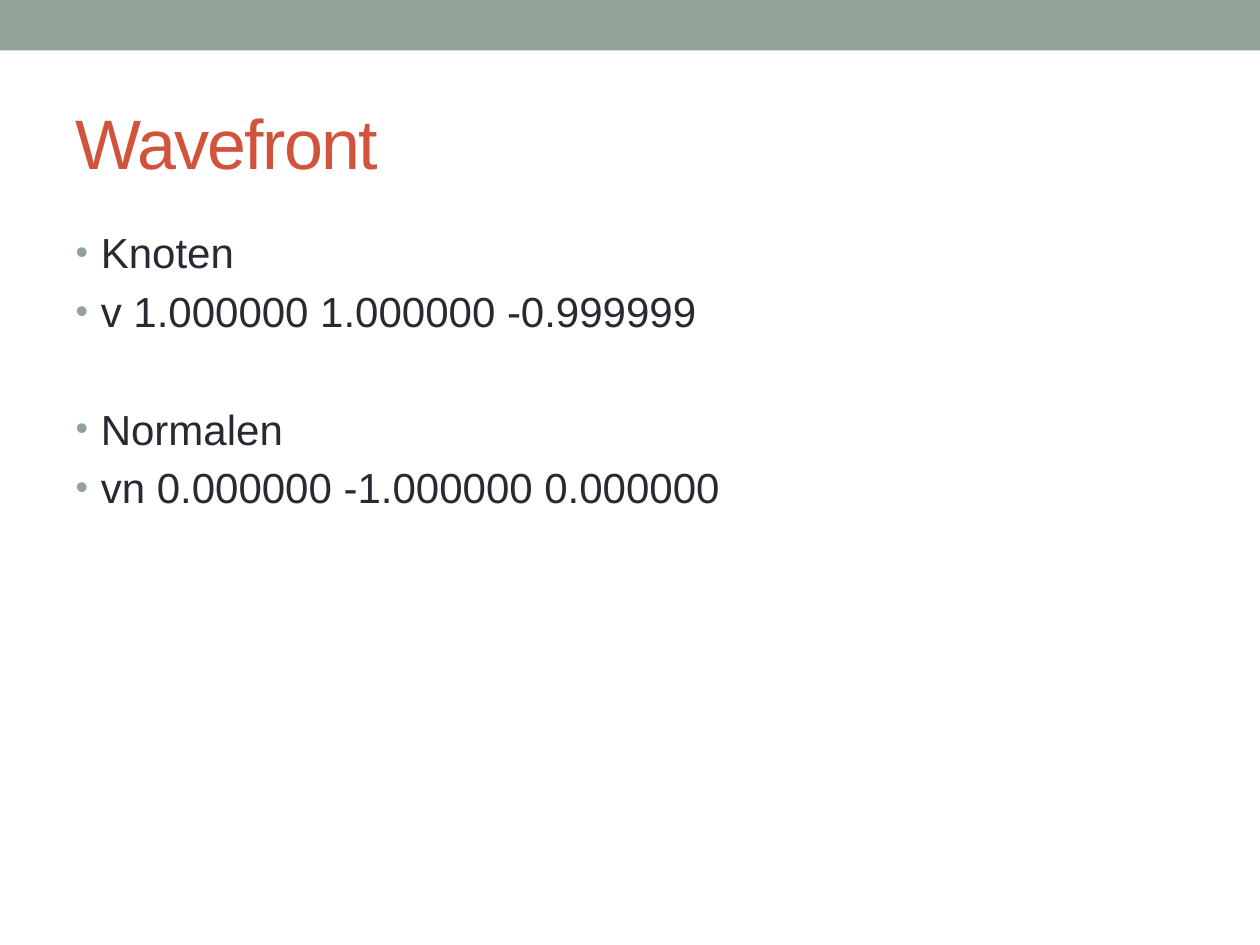
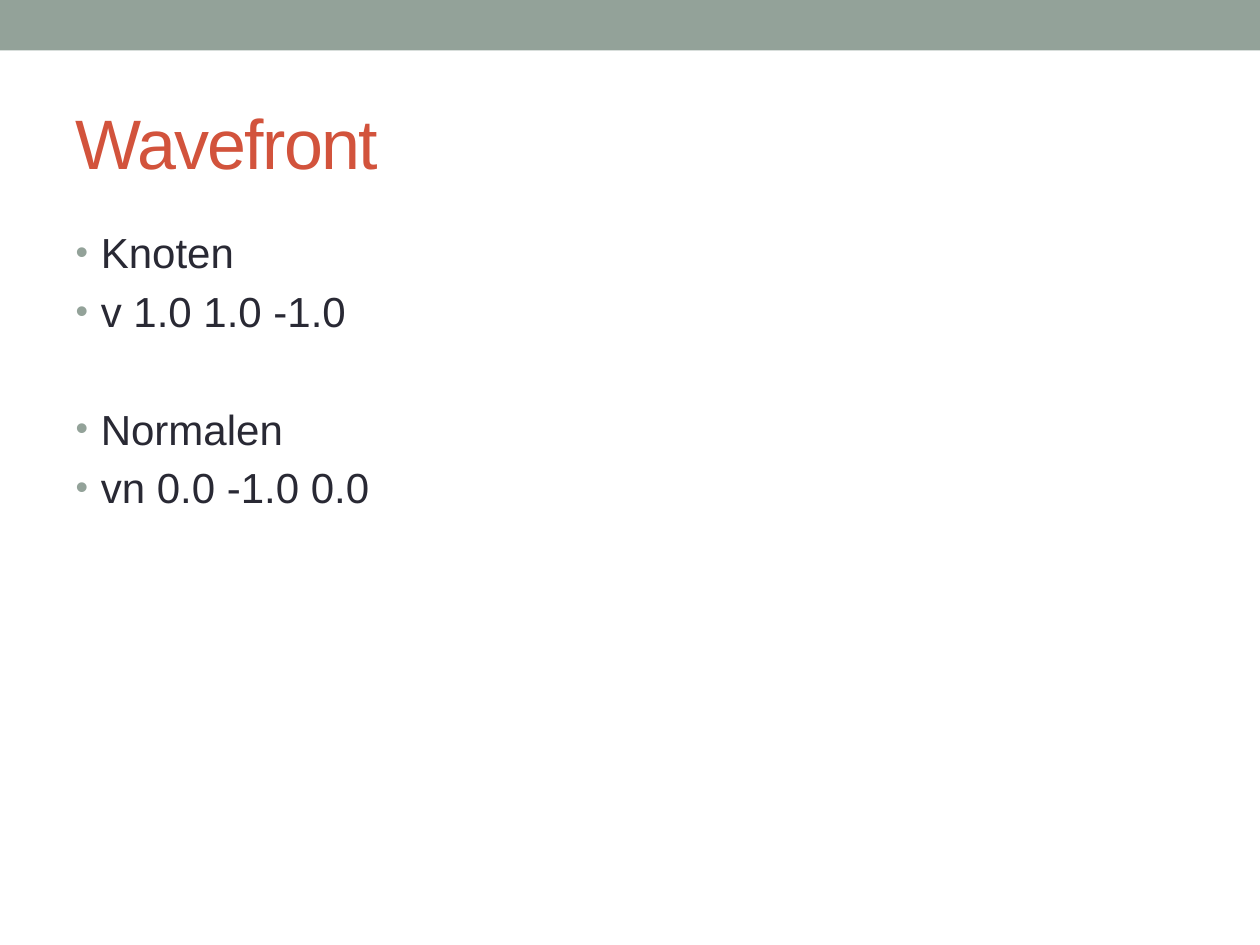
Before and after one commit to joe1990/OpenGl3DModelViewer, a slide deck: slide 4 of präsi-projekt-obj-geom.pptx (slide 3 before the commit). Drawn at 1260x945 pixels with LibreOffice and Linux fonts; fonts in the diff are those of the drawing. Boxes give left, top, right and bottom in pixels: in the first picture for what was removed or moved away, otherwise in the second. Text is boxed around its words. In the diff, an @@ line names an element or a change of style, - is before the commit and + after.

```diff
--- a/präsi-projekt-obj-geom.pptx
+++ b/präsi-projekt-obj-geom.pptx
@@ text at [101, 297, 345, 328]: text changed @@
-• v 1.000000 1.000000 -0.999999
+• v 1.0 1.0 -1.0
@@ text at [101, 473, 369, 504]: text changed @@
-• vn 0.000000 -1.000000 0.000000
+• vn 0.0 -1.0 0.0
```
Also in this commit, not shown: 2 other slides changed, 1 other file.
